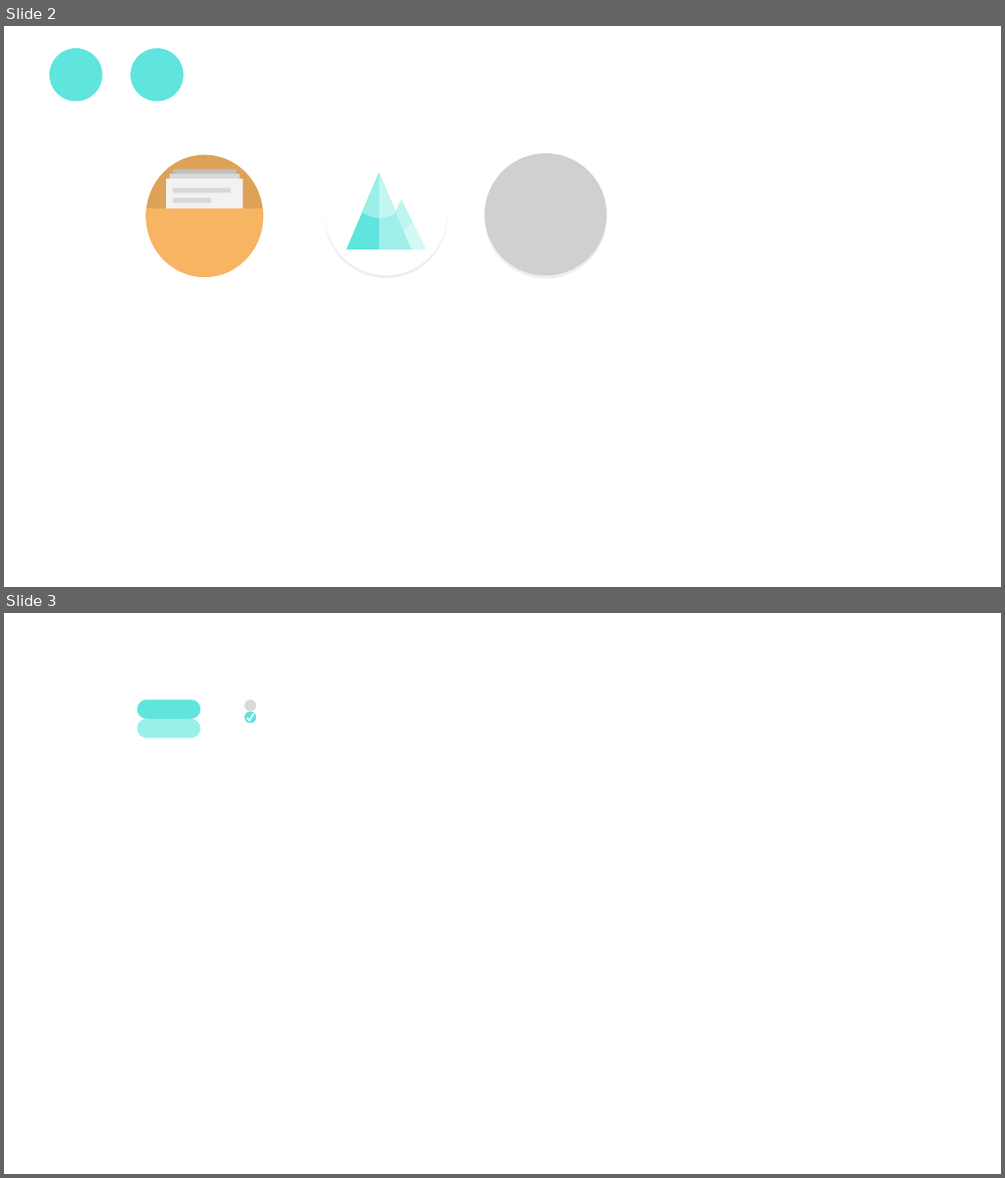
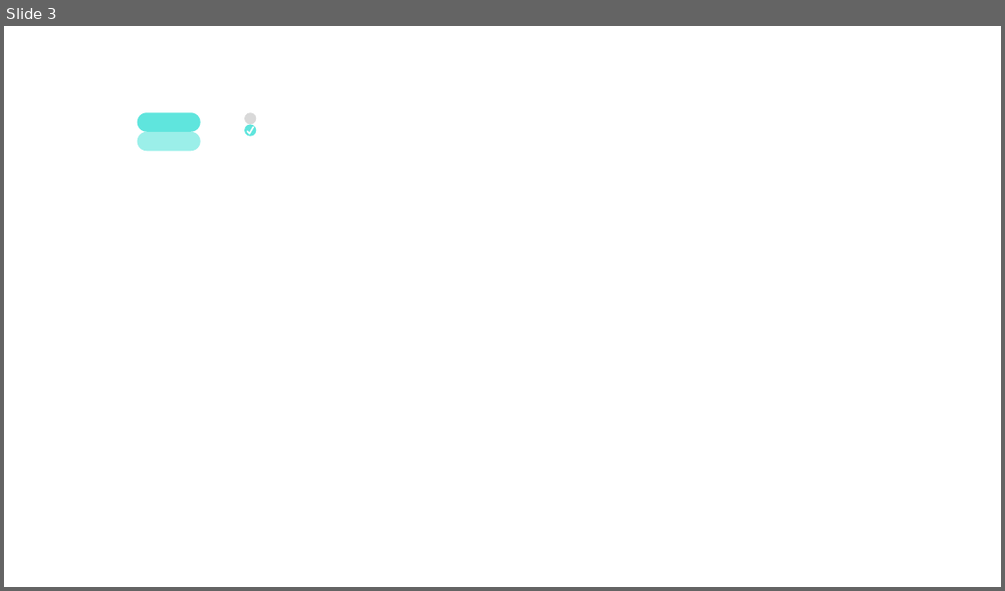
Before and after one commit to buger404/Emerald, a slide deck: UI.pptx. Shown one above the other, each under a label of ours: slides 2 and 3 before the commit, slide 3 after it. The pictures are 1005x1178 and 1005x591 pixels, drawn with LibreOffice and Linux fonts; fonts in the diff are those of the drawing; grey boxes stand for pictures. Boxes give left, top, right and bottom in pixels: in the first picture for what was removed or moved away, otherwise in the second. Text is boxed around its words. In the diff, an @@ line names an element or a change of style, - is before the commit and + after.

```diff
--- a/UI.pptx
+++ b/UI.pptx
@@ slide 2 removed at box(4, 26, 1001, 587), background #FFFFFF @@
@@ rounded rectangle removed at box(49, 48, 103, 102) @@
@@ rounded rectangle removed at box(130, 48, 184, 102) @@
@@ ellipse removed at box(146, 155, 264, 276) @@
@@ ellipse removed at box(146, 155, 264, 276) @@
@@ rounded rectangle removed at box(324, 156, 446, 278) @@
@@ rounded rectangle removed at box(324, 153, 446, 275) @@
@@ rounded rectangle removed at box(485, 156, 607, 278) @@
@@ picture removed at box(485, 153, 607, 275) @@
@@ rectangle removed at box(166, 178, 243, 259) @@
@@ rectangle removed at box(170, 174, 240, 255) @@
@@ rectangle removed at box(173, 168, 236, 249) @@
@@ group removed at box(347, 173, 427, 249): 3 freeform shapes, 2 triangles @@
@@ freeform shape removed at box(146, 208, 264, 277) @@
@@ rectangle removed at box(173, 187, 231, 192) @@
@@ rectangle removed at box(173, 198, 211, 203) @@
```
Also in this commit, not shown: 1 slide changed, 1 slide added, 13 other files.
